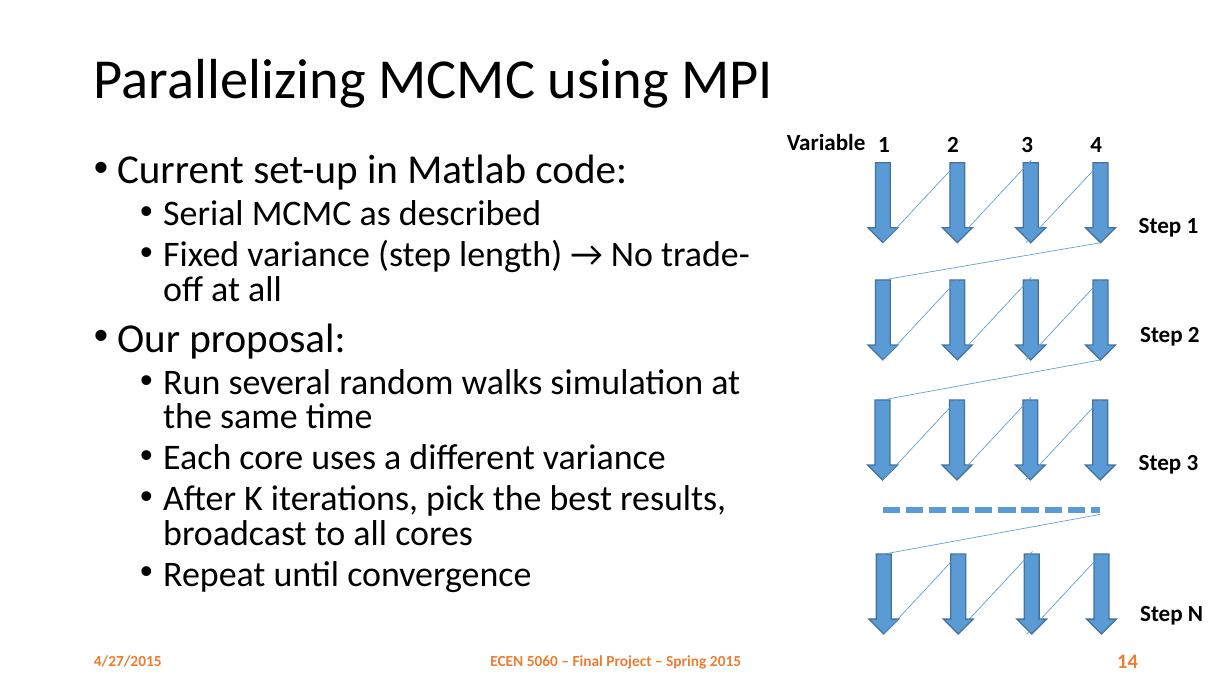
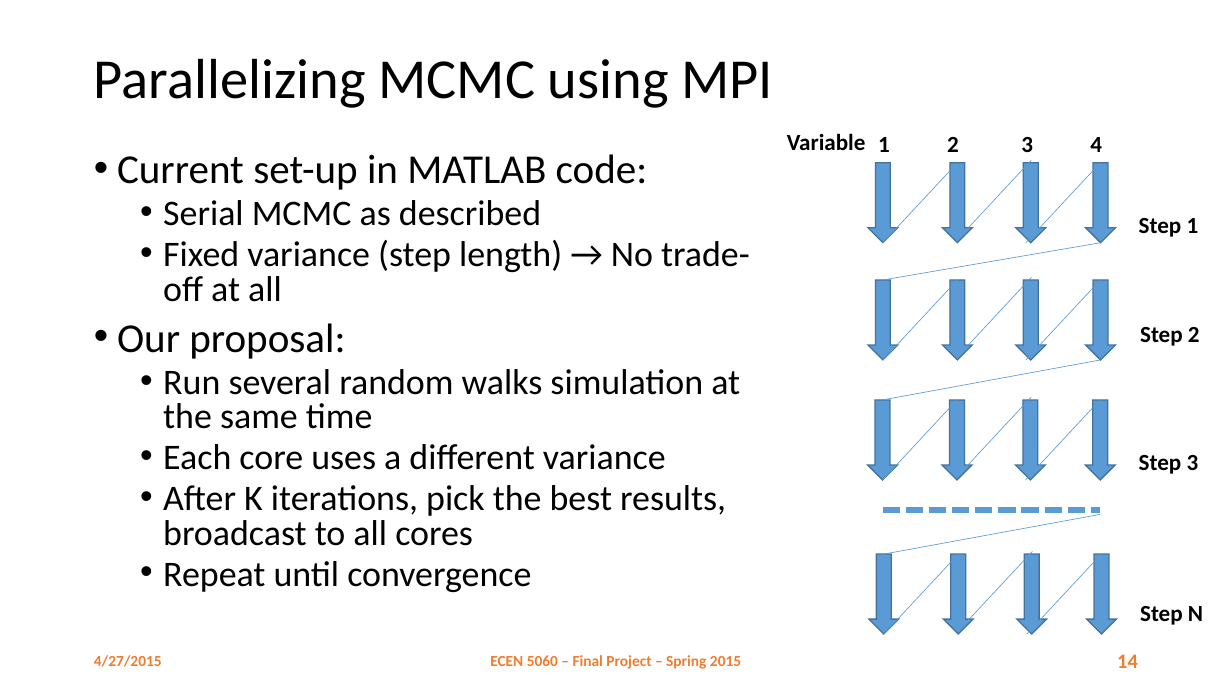
Before and after one commit to danhtuan/jdmcmc-mpi, a slide deck: slide 14 of report/Parallel MCMC.pptx. Drawn at 1232x693 pixels with LibreOffice and Linux fonts; fonts in the diff are those of the drawing; background and template pictures are left out. Boxes give left, top, right and bottom in pixels: in the first picture for what was removed or moved away, otherwise in the second. Text is boxed around its words. In the diff, an @@ line names an element or a change of style, - is before the commit and + after.

```diff
--- a/report/Parallel MCMC.pptx
+++ b/report/Parallel MCMC.pptx
@@ text at (117, 154, 648, 190): text changed @@
-• Current set-up in Matlab code:
+• Current set-up in MATLAB code:
```
Also in this commit, not shown: 3 other slides changed, 15 slides added, 1 other file.
